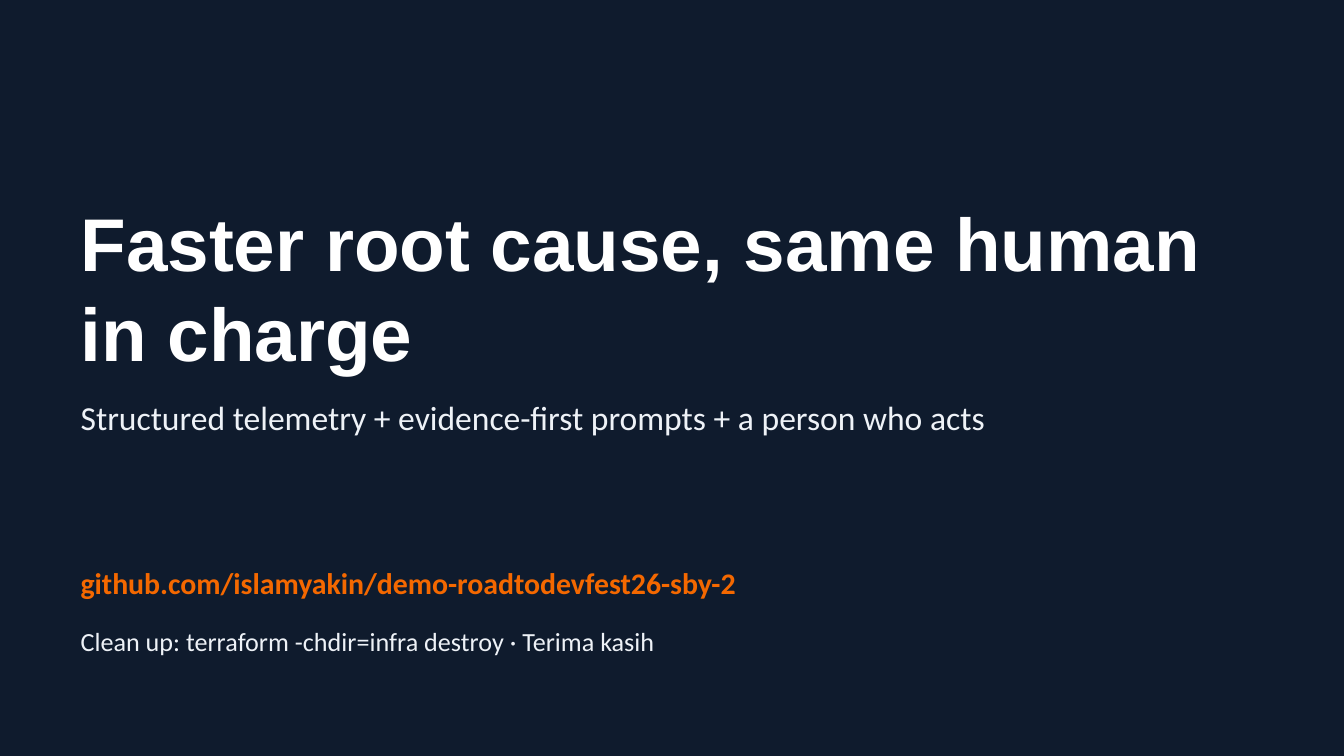
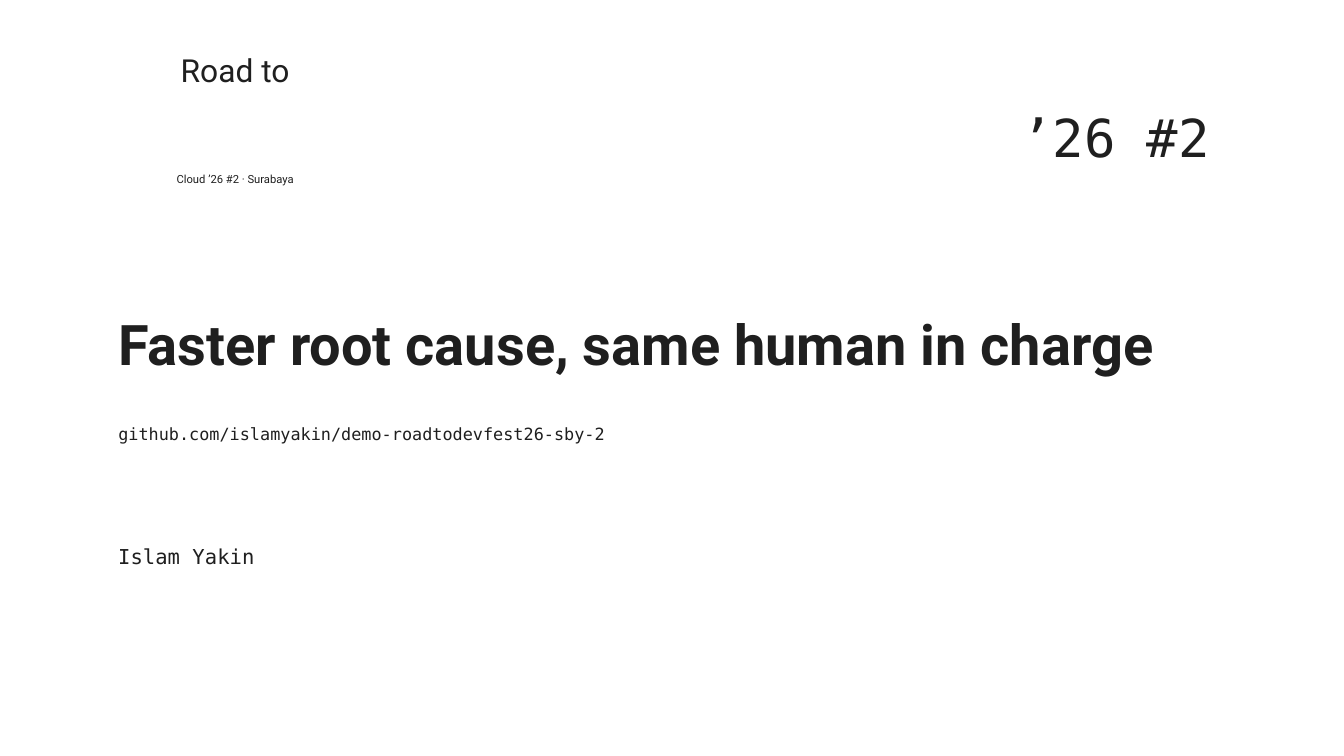
Before and after one commit to islamyakin/demo-roadtodevfest26-sby-2, a slide deck: slide 20 of slides/workshop.pptx (slide 17 before the commit). Drawn at 1344x756 pixels with LibreOffice and Linux fonts; fonts in the diff are those of the drawing; background and template pictures are left out. Boxes give left, top, right and bottom in pixels: in the first picture for what was removed or moved away, otherwise in the second. Text is boxed around its words. In the diff, an @@ line names an element or a change of style, - is before the commit and + after.

Commit message:
Deck on the Road to DevFest template; Terraform is Google Cloud only for now
- slides/workshop.pptx + .pdf rebuilt on the DevFest template backgrounds,
  Google Sans and Roboto Mono, 20 slides.
- The Grafana Cloud side moves to infra/grafana.tf.disabled. It no longer
  needs service-account keys (the org forbids them): a small Cloud Run job
  (infra/tokensync.py) writes a short-lived token into both data sources.
- Inputs live in infra/variables.tf.

```diff
--- a/slides/workshop.pptx
+++ b/slides/workshop.pptx
@@ background #0F1B2D to picture (left out) @@
@@ text added at [181,58,289,83], 17 pt, text #1F1F1F @@
+Road to
@@ text added at [1021,117,1210,158], 28 pt, text #1F1F1F @@
+’26 #2
@@ text added at [177,174,294,186], 6 pt, text #1F1F1F @@
+Cloud ’26 #2 · Surabaya
@@ title "Faster root cause, same human ...": place and size @@
-title "Faster root cause, same human ..." at [81,217,1199,375]
+title "Faster root cause, same human ..." at [118,323,1154,377]
@@ title "Faster root cause, same human ..." at [118,323,1154,377]: size 40 to 30 pt, font Arial to Roboto, text colour #FFFFFF to #1F1F1F; vertical alignment bottom to middle @@
@@ text removed at [81,406,985,436] @@
-Structured telemetry + evidence-first prompts + a person who acts
@@ text "github.com/islamyakin/demo-roadtodevfest26-sby-2": place and size @@
-text "github.com/islamyakin/demo-roadtodevfest26-sby-2" at [81,573,736,599]
+text "github.com/islamyakin/demo-roadtodevfest26-sby-2" at [118,427,604,444]
@@ text "github.com/islamyakin/demo-roadtodevfest26-sby-2" at [118,427,604,444]: size 16 to 9 pt, font Calibri to DejaVu Sans Mono, text colour #F46800 to #1F1F1F, bold off; more space between paragraphs @@
@@ text added at [118,548,254,565], 11 pt, text #1F1F1F @@
+Islam Yakin
@@ text removed at [81,633,654,656] @@
-Clean up: terraform -chdir=infra destroy · Terima kasih
```
Also in this commit, not shown: 11 other slides changed, 8 slides added, 5 slides removed, 8 other files.
